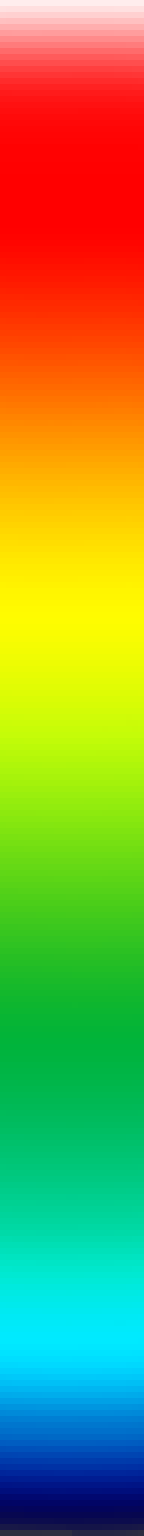
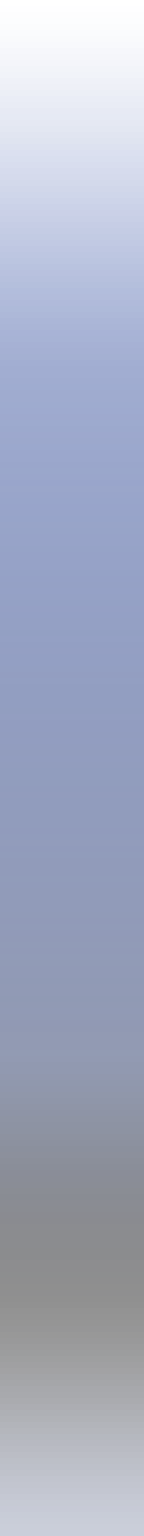
Layer changes from the first 144×1536 image to the second:
added layer "wp-barthelme" above "water" over [0, 0, 144, 1536]
hid "sjl_classic2" over [0, 0, 144, 1536]
